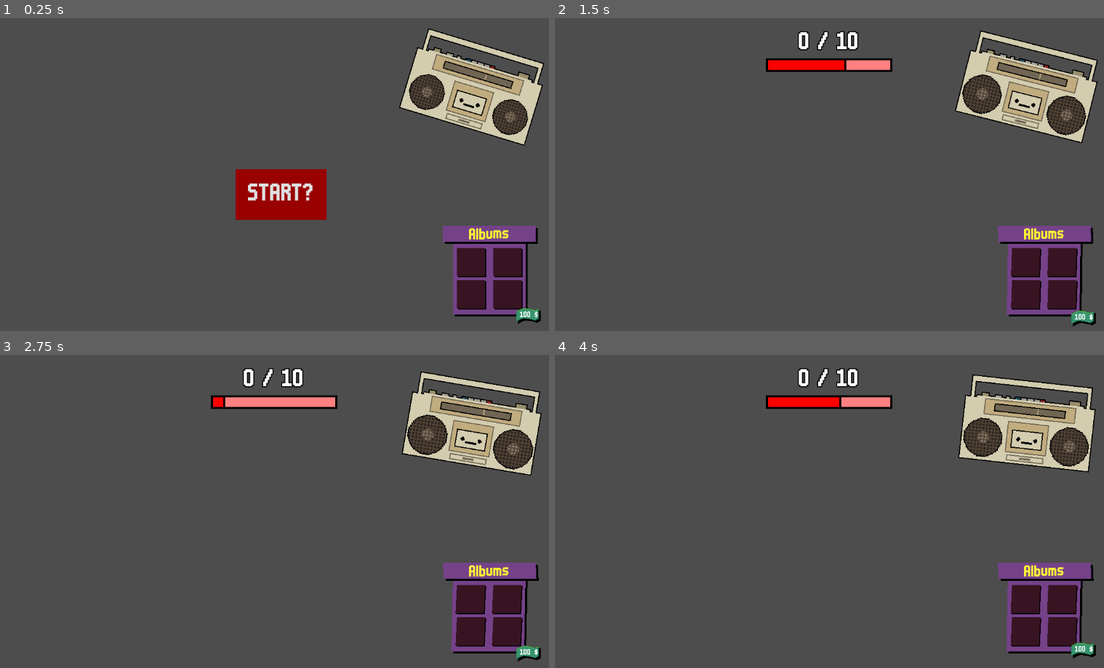
Above: before the commit, frames 1-4 (two rows, left to right).
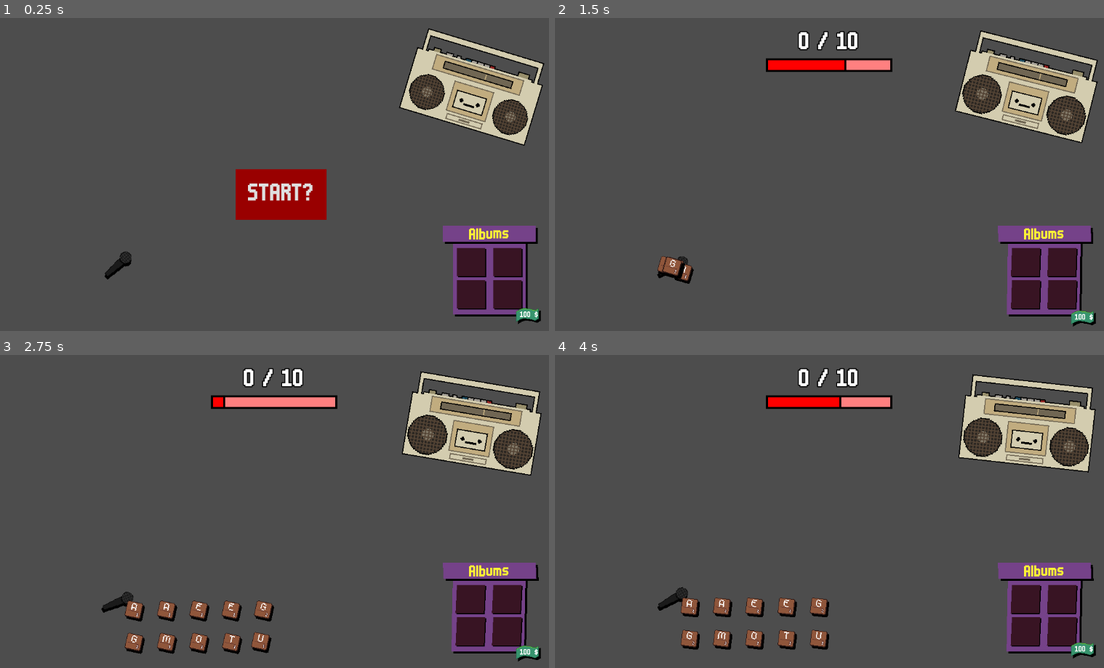
Above: after the commit, the same moments.

Repository: LiranDat/Spitandspell
Game: Godot game, scene res://scenes/main/main.tscn
The game is run twice, just before and just after one commit, with the same random seed, the same clock (stepped at 60 frames per second) and the same inputs.
Inputs (mouse positions are in pixels of both pictures, inside the frame that each line leads up to):
- Up to frame 1 (0.25 s): no input
- Up to frame 2 (1.5 s): click "START?" at 0.5 s; move the mouse to (829, 180) at 1.27 s; click (829, 180) at 1.42 s
- Up to frame 3 (2.75 s): move the mouse to (159, 533) at 2.02 s; click (159, 533) at 2.17 s
- Up to frame 4 (4 s): move the mouse to (889, 445) at 2.77 s; click (889, 445) at 2.92 s; move the mouse to (642, 395) at 3.52 s; click (642, 395) at 3.67 s

The runs differ from the first frame. In frame 1, 0.2% of the frame differs, in the area x 19-24%, y 74-84%; in frame 2, 0.4%; in frame 3, 2.0%; in frame 4, 2.1%, in the area x 18-50%, y 74-95%.
Error in both runs: Invalid access of index '0' on a base object of type: 'PackedStringArray'. (res://scenes/lyrics/lyrics.gd:24)

Commit message:
keine ahnung

Diff:
--- a/scenes/main/main.tscn
+++ b/scenes/main/main.tscn
@@ -1,9 +1,10 @@
-[gd_scene load_steps=5 format=3 uid="uid://gai0xjg0pvo8"]
+[gd_scene load_steps=6 format=3 uid="uid://gai0xjg0pvo8"]
 
 [ext_resource type="Script" uid="uid://cb0h1ibnx7uyq" path="res://scenes/main/main.gd" id="1_hyk8p"]
 [ext_resource type="AudioStream" uid="uid://bra65x8j1ai1c" path="res://sounds/gamejam_boombap.wav" id="2_iuonh"]
 [ext_resource type="PackedScene" uid="uid://cxs7oivpdk1jn" path="res://scenes/boombox/boombox.tscn" id="3_k2fmo"]
 [ext_resource type="PackedScene" uid="uid://b56orn6gpj15h" path="res://album_case.tscn" id="4_l3cfh"]
+[ext_resource type="PackedScene" uid="uid://d14bd2ryyhrdr" path="res://letter_selection.tscn" id="5_6q06x"]
 
 [node name="main" type="Node"]
 script = ExtResource("1_hyk8p")
@@ -39,3 +40,6 @@
 
 [node name="AlbumCase" parent="." instance=ExtResource("4_l3cfh")]
 position = Vector2(1006, 516)
+
+[node name="LetterSelection" parent="." instance=ExtResource("5_6q06x")]
+position = Vector2(116, 359)
